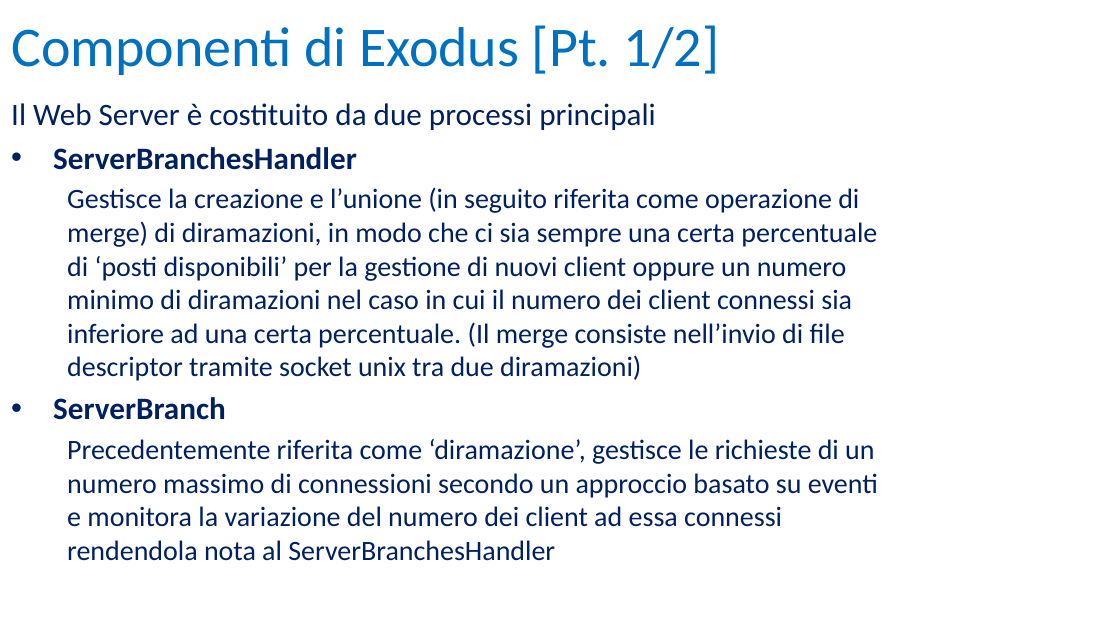
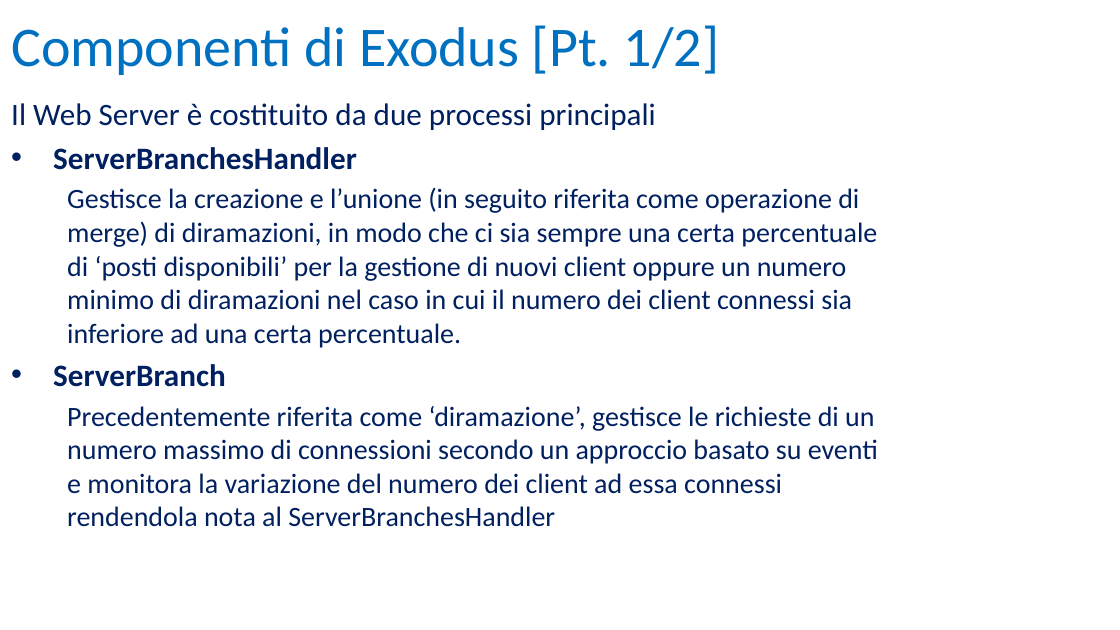
Before and after one commit to UltraLe/ServerWeb, a slide deck: slide 3 of RelazioneIIW.pptx. Drawn at 1120x630 pixels with LibreOffice and Linux fonts; fonts in the diff are those of the drawing; background and template pictures are left out. Boxes give left, top, right and bottom in pixels: in the first picture for what was removed or moved away, otherwise in the second. Text is boxed around its words. In the diff, an @@ line names an element or a change of style, - is before the commit and + after.

```diff
--- a/RelazioneIIW.pptx
+++ b/RelazioneIIW.pptx
@@ text at bbox=[67, 188, 877, 348]: text changed @@
-  Gestisce la creazione e l’unione (in seguito riferita come operazione di merge) di diramazioni, in modo che ci sia sempre una certa percentuale di ‘posti disponibili’ per la gestione di nuovi client oppure un numero minimo di diramazioni nel caso in cui il numero dei client connessi sia inferiore ad una certa percentuale. (Il merge consiste nell’invio di file descriptor tramite socket unix tra due diramazioni)
+  Gestisce la creazione e l’unione (in seguito riferita come operazione di merge) di diramazioni, in modo che ci sia sempre una certa percentuale di ‘posti disponibili’ per la gestione di nuovi client oppure un numero minimo di diramazioni nel caso in cui il numero dei client connessi sia inferiore ad una certa percentuale.
```
Also in this commit, not shown: 12 other slides changed.
